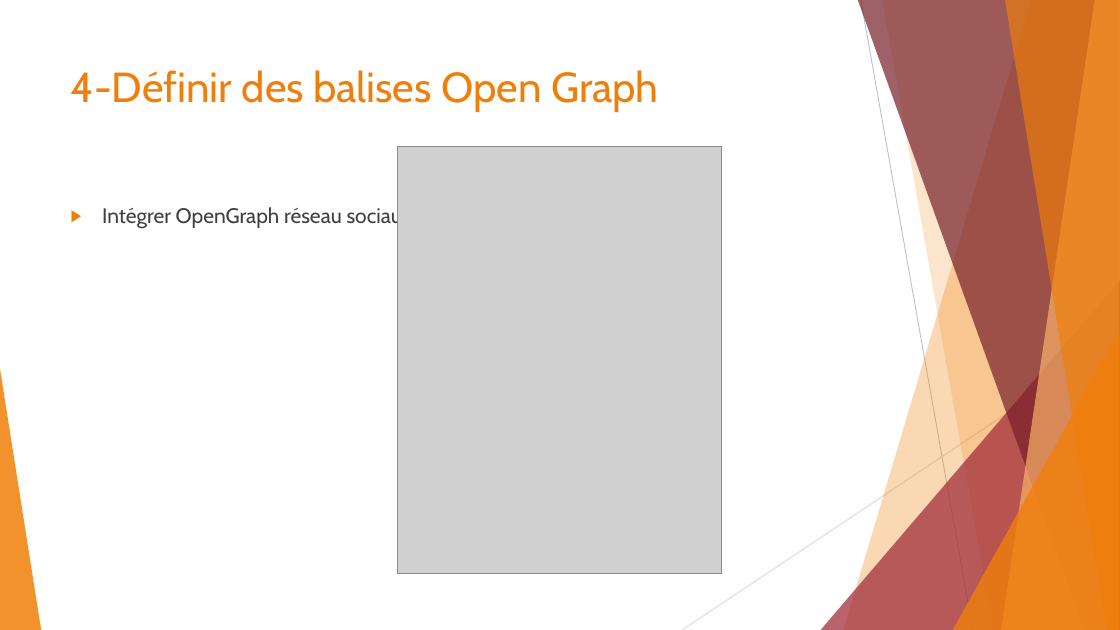
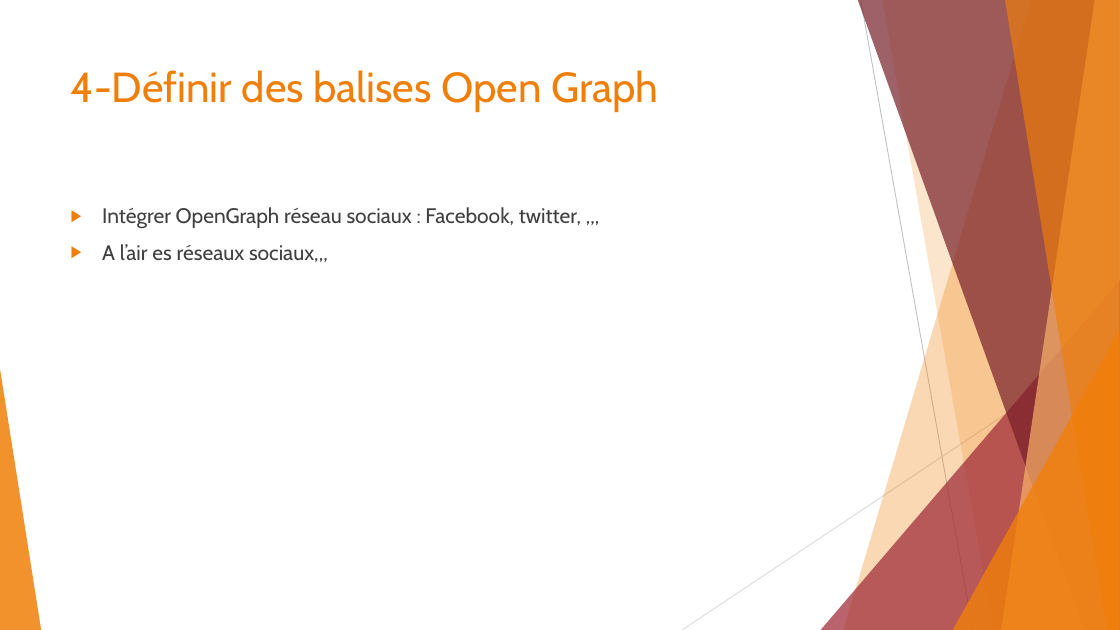
Before and after one commit to Nawak34/Chouette, a slide deck: slide 11 of LA CHOUETTE.pptx. Drawn at 1120x630 pixels with LibreOffice and Linux fonts; fonts in the diff are those of the drawing; grey boxes stand for pictures. Boxes give left, top, right and bottom in pixels: in the first picture for what was removed or moved away, otherwise in the second. Text is boxed around its words. In the diff, an @@ line names an element or a change of style, - is before the commit and + after.

```diff
--- a/LA CHOUETTE.pptx
+++ b/LA CHOUETTE.pptx
@@ picture removed at [397, 146, 722, 574] @@
@@ text at [102, 207, 581, 262]: text changed @@
-▶ Intégrer OpenGraph réseau sociaux : Facebook, twitter,
+▶ Intégrer OpenGraph réseau sociaux : Facebook, twitter, ,,,
+▶ A l’air es réseaux sociaux,,,
```
Also in this commit, not shown: 3 other slides changed, 4 slides added, 1 slide removed, 11 other files.
